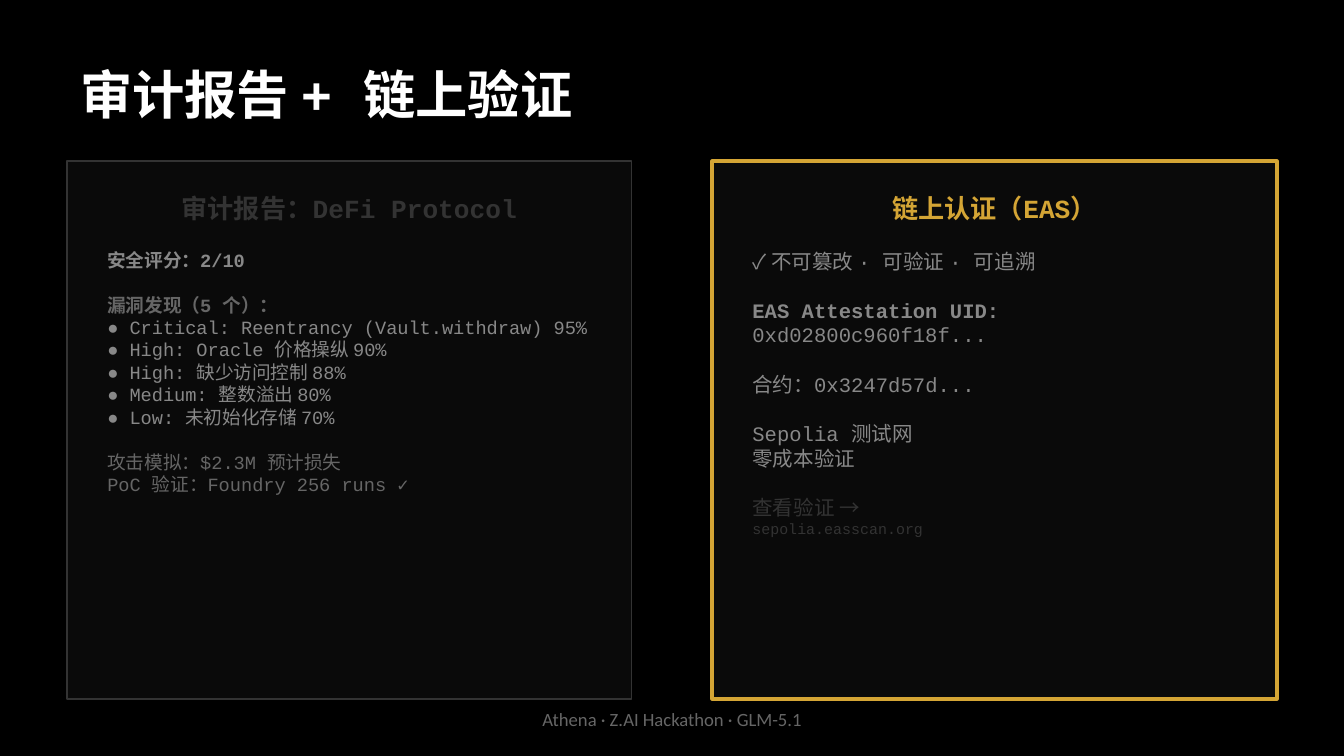
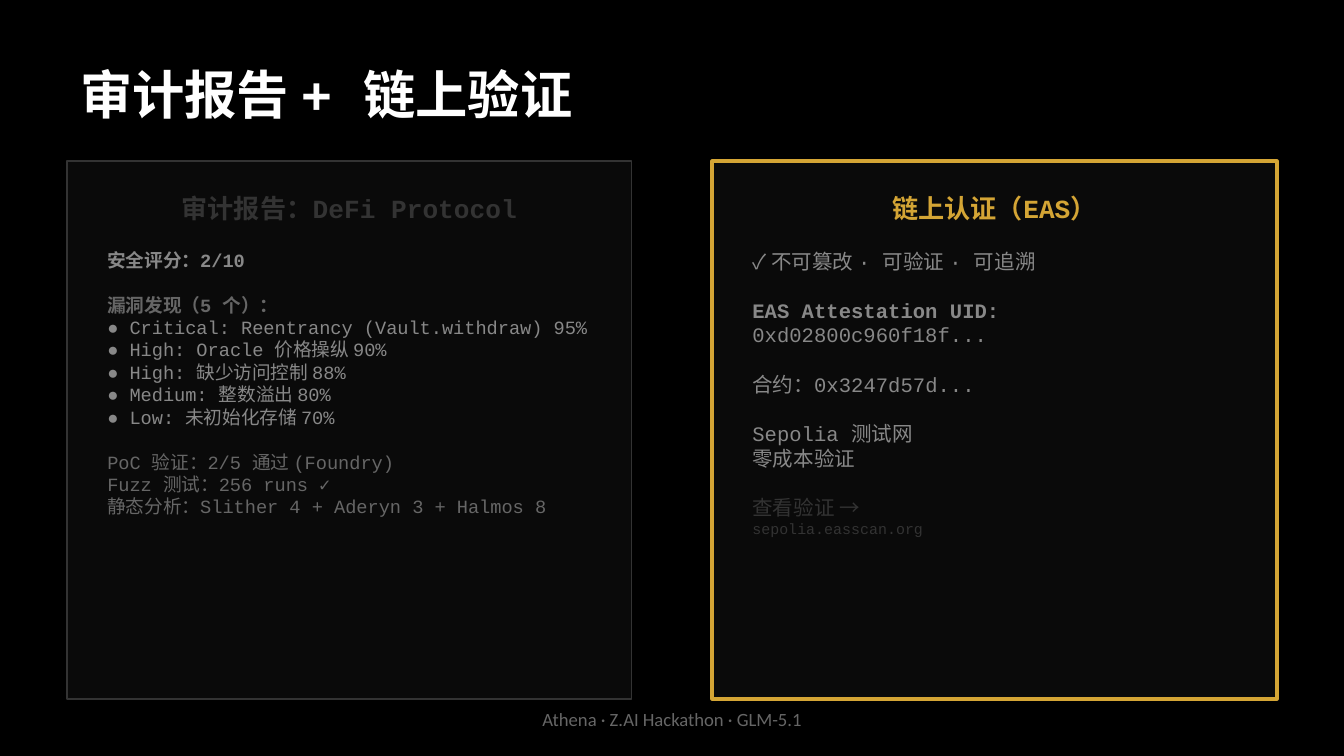
Before and after one commit to tiyadegure/Athena, a slide deck: slide 7 of ppt-assets/Athena-Hackathon.pptx. Drawn at 1344x756 pixels with LibreOffice and Linux fonts; fonts in the diff are those of the drawing. Boxes give left, top, right and bottom in pixels: in the first picture for what was removed or moved away, otherwise in the second. Text is boxed around its words. In the diff, an @@ line names an element or a change of style, - is before the commit and + after.

```diff
--- a/ppt-assets/Athena-Hackathon.pptx
+++ b/ppt-assets/Athena-Hackathon.pptx
@@ text at [107,453,546,517]: text changed @@
-攻击模拟：$2.3M 预计损失
-PoC 验证：Foundry 256 runs ✓
+PoC 验证：2/5 通过 (Foundry)
+Fuzz 测试：256 runs ✓
+静态分析：Slither 4 + Aderyn 3 + Halmos 8
```
Also in this commit, not shown: 5 other files.
